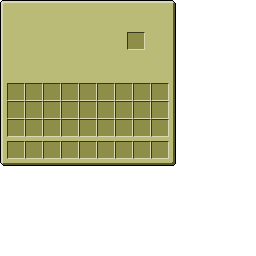
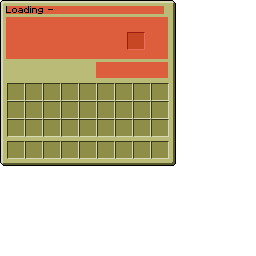
The second 256px x 256px image is a revision of the first. Changes to its layers:
showed group "Mock" (21 layers) over (x1=6, y1=6, x2=168, y2=78)
added group "quests" with 2 layers in group "Mock" over (x1=6, y1=17, x2=168, y2=78)
added layer "title copy 2" (50%) in group "quests" over (x1=96, y1=62, x2=168, y2=78)
added layer "title copy" (50%) in group "quests" over (x1=6, y1=17, x2=168, y2=59)
